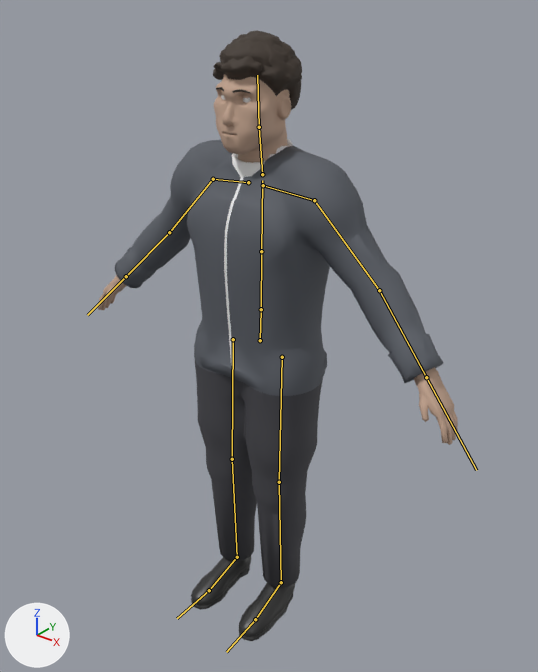
Two versions of the glTF model src/decision_pitch/web/figures/figure.glb, one commit apart.
The view is the same before and after, from a 50 mm lens placed at (1.283, -1.547, 1.964), pointed at (0.058, -0.015, 1.014). Arrows for +X, +Y and +Z are at lower left; the lights stay in place. The picture after the commit comes second. The bones that change, and the others that lie on the model, are drawn over the model as lines.

The first picture shows 'body', 'coat', 'eyes', 'hair_bun', 'hair_buzz', 'hair_curly', 'hair_short', 'hair_swept'.
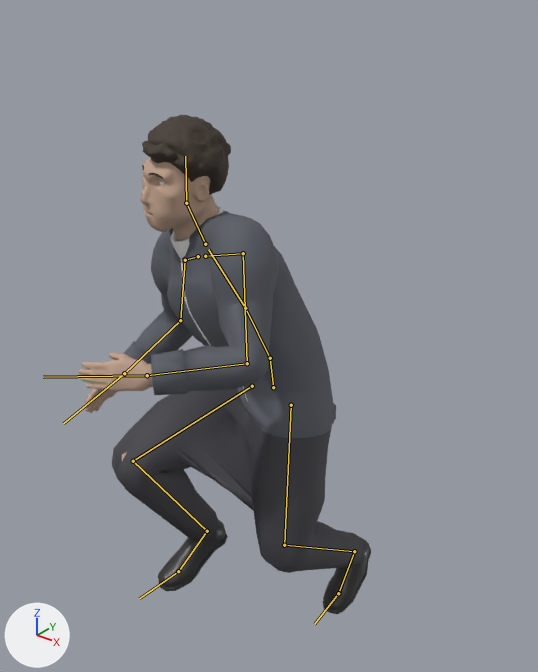
The newer file adds an action. The first version stands in its rest pose; the second is drawn at frame 8 of the action 'cut_R'.

Where the change shows, as pixel boxes (x1, y1, x2, y2) in the pictures (538 x 672 px):
'coat', posed (23% narrower, 18% shorter)
    before: (115, 138, 444, 588)
    after: (112, 205, 365, 573)
'body', posed (19% narrower, 19% shorter)
    before: (98, 74, 458, 641)
    after: (79, 157, 371, 614)
'hair_curly', posed
    before: (213, 30, 302, 110)
    after: (142, 115, 231, 195)
'hair_swept', posed
    before: (220, 37, 291, 96)
    after: (148, 121, 212, 187)
'hair_short', posed
    before: (216, 72, 289, 95)
    after: (142, 158, 211, 188)
'hair_bun', posed
    before: (224, 73, 291, 98)
    after: (153, 160, 212, 190)
'eyes', posed
    before: (221, 95, 251, 134)
    after: (159, 181, 164, 186)
'hair_buzz', posed
    before: (223, 75, 290, 95)
    after: (152, 160, 211, 187)
bone 'hips', root to tip
    before: (260, 340) to (261, 310)
    after: (273, 387) to (270, 358)
bone 'spine', root to tip
    before: (261, 309) to (261, 251)
    after: (270, 358) to (245, 308)
bone 'chest', root to tip
    before: (261, 251) to (262, 180)
    after: (245, 308) to (208, 249)
bone 'neck', root to tip
    before: (262, 174) to (259, 127)
    after: (205, 244) to (186, 203)
bone 'head', root to tip
    before: (259, 127) to (257, 75)
    after: (186, 203) to (185, 156)
bone 'upper_arm_L', root to tip
    before: (314, 200) to (379, 290)
    after: (243, 253) to (247, 363)
bone 'forearm_L', root to tip
    before: (379, 290) to (426, 377)
    after: (247, 363) to (147, 375)
bone 'hand_L', root to tip
    before: (426, 377) to (476, 470)
    after: (147, 375) to (43, 377)
bone 'upper_arm_R', root to tip
    before: (213, 179) to (169, 232)
    after: (185, 260) to (180, 320)
bone 'forearm_R', root to tip
    before: (169, 232) to (126, 276)
    after: (180, 320) to (124, 373)
bone 'hand_R', root to tip
    before: (126, 276) to (87, 315)
    after: (124, 373) to (63, 423)
bone 'thigh_L', root to tip
    before: (282, 357) to (279, 482)
    after: (291, 405) to (284, 545)
bone 'shin_L', root to tip
    before: (279, 482) to (281, 582)
    after: (284, 545) to (354, 551)
bone 'foot_L', root to tip
    before: (281, 582) to (255, 619)
    after: (354, 551) to (338, 593)
bone 'toe_L', root to tip
    before: (255, 619) to (226, 652)
    after: (338, 593) to (314, 624)
bone 'thigh_R', root to tip
    before: (233, 339) to (232, 459)
    after: (252, 386) to (133, 461)
bone 'shin_R', root to tip
    before: (232, 459) to (237, 557)
    after: (133, 461) to (207, 531)
bone 'foot_R', root to tip
    before: (237, 557) to (209, 590)
    after: (207, 531) to (178, 571)
bone 'toe_R', root to tip
    before: (209, 590) to (177, 618)
    after: (178, 571) to (139, 598)

Edits to the bpy script that builds the scene:
```text
Change bone_hips:
    where bone_hips = bpy.data.objects['rig'].pose.bones['hips']  # child of 'root'
    bone_hips.location: (0.0, 0.0, 0.0) -> (0.052, -0.145, -0.007)
    bone_hips.rotation_quaternion: (1.0, 0.0, 0.0, 0.0) -> (0.992, 0.047, -0.108, 0.048)  # degrees (0, 0, 0) -> degrees (5, -13, 5)
Change bone_spine:
    where bone_spine = bpy.data.objects['rig'].pose.bones['spine']  # child of 'hips'
    bone_spine.rotation_quaternion: (1.0, 0.0, 0.0, 0.0) -> (0.989, 0.121, -0.012, 0.082)  # degrees (0, 0, 0) -> degrees (14, -3, 9)
Change bone_chest:
    where bone_chest = bpy.data.objects['rig'].pose.bones['chest']  # child of 'spine'
    bone_chest.rotation_quaternion: (1.0, 0.0, 0.0, 0.0) -> (0.998, 0.026, -0.002, 0.049)  # degrees (0, 0, 0) -> degrees (3, 0, 6)
Change bone_neck:
    where bone_neck = bpy.data.objects['rig'].pose.bones['neck']  # child of 'chest'
    bone_neck.rotation_quaternion: (1.0, 0.0, 0.0, 0.0) -> (0.991, -0.093, -0.025, -0.095)  # degrees (0, 0, 0) -> degrees (-10, -4, -11)
Change bone_head:
    where bone_head = bpy.data.objects['rig'].pose.bones['head']  # child of 'neck'
    bone_head.rotation_quaternion: (1.0, 0.0, 0.0, 0.0) -> (0.986, -0.113, -0.019, -0.118)  # degrees (0, 0, 0) -> degrees (-13, -4, -13)
Change bone_upper_arm_l:
    where bone_upper_arm_l = bpy.data.objects['rig'].pose.bones['upper_arm_L']  # child of 'shoulder_L'
    bone_upper_arm_l.rotation_quaternion: (1.0, 0.0, 0.0, 0.0) -> (0.903, 0.373, 0.043, -0.21)  # degrees (0, 0, 0) -> degrees (42, 14, -21)
Change bone_forearm_l:
    where bone_forearm_l = bpy.data.objects['rig'].pose.bones['forearm_L']  # child of 'upper_arm_L'
    bone_forearm_l.rotation_quaternion: (1.0, 0.0, 0.0, 0.0) -> (0.803, 0.596, 0.0, 0.0)  # degrees (0, 0, 0) -> degrees (73, 0, 0)
Change bone_hand_l:
    where bone_hand_l = bpy.data.objects['rig'].pose.bones['hand_L']  # child of 'forearm_L'
    bone_hand_l.rotation_quaternion: (1.0, 0.0, 0.0, 0.0) -> (0.99, 0.053, -0.13, 0.007)  # degrees (0, 0, 0) -> degrees (6, -15, 0)
Change bone_upper_arm_r:
    where bone_upper_arm_r = bpy.data.objects['rig'].pose.bones['upper_arm_R']  # child of 'shoulder_R'
    bone_upper_arm_r.rotation_quaternion: (1.0, 0.0, 0.0, 0.0) -> (0.992, 0.109, 0.057, -0.002)  # degrees (0, 0, 0) -> degrees (13, 7, 0)
Change bone_forearm_r:
    where bone_forearm_r = bpy.data.objects['rig'].pose.bones['forearm_R']  # child of 'upper_arm_R'
    bone_forearm_r.rotation_quaternion: (1.0, 0.0, 0.0, 0.0) -> (0.913, 0.408, 0.0, 0.0)  # degrees (0, 0, 0) -> degrees (48, 0, 0)
Change bone_hand_r:
    where bone_hand_r = bpy.data.objects['rig'].pose.bones['hand_R']  # child of 'forearm_R'
    bone_hand_r.rotation_quaternion: (1.0, 0.0, 0.0, 0.0) -> (0.99, 0.053, 0.13, -0.007)  # degrees (0, 0, 0) -> degrees (6, 15, 0)
Change bone_thigh_l:
    where bone_thigh_l = bpy.data.objects['rig'].pose.bones['thigh_L']  # child of 'hips'
    bone_thigh_l.rotation_quaternion: (1.0, 0.0, 0.0, 0.0) -> (-0.983, 0.147, 0.105, 0.033)  # degrees (0, 0, 0) -> degrees (-17, -12, -2)
Change bone_shin_l:
    where bone_shin_l = bpy.data.objects['rig'].pose.bones['shin_L']  # child of 'thigh_L'
    bone_shin_l.rotation_quaternion: (1.0, 0.0, 0.0, 0.0) -> (0.844, 0.537, -0.003, -0.005)  # degrees (0, 0, 0) -> degrees (65, 0, -1)
Change bone_foot_l:
    where bone_foot_l = bpy.data.objects['rig'].pose.bones['foot_L']  # child of 'shin_L'
    bone_foot_l.rotation_quaternion: (1.0, 0.0, 0.0, 0.0) -> (0.978, -0.19, -0.05, 0.065)  # degrees (0, 0, 0) -> degrees (-22, -4, 8)
Change bone_toe_l:
    where bone_toe_l = bpy.data.objects['rig'].pose.bones['toe_L']  # child of 'foot_L'
    bone_toe_l.rotation_quaternion: (1.0, 0.0, 0.0, 0.0) -> (0.966, -0.26, -0.011, 0.0)  # degrees (0, 0, 0) -> degrees (-30, -1, 0)
Change bone_thigh_r:
    where bone_thigh_r = bpy.data.objects['rig'].pose.bones['thigh_R']  # child of 'hips'
    bone_thigh_r.rotation_quaternion: (1.0, 0.0, 0.0, 0.0) -> (-0.762, 0.647, 0.001, -0.033)  # degrees (0, 0, 0) -> degrees (-81, 2, 3)
Change bone_shin_r:
    where bone_shin_r = bpy.data.objects['rig'].pose.bones['shin_R']  # child of 'thigh_R'
    bone_shin_r.rotation_quaternion: (1.0, 0.0, 0.0, 0.0) -> (0.612, 0.791, 0.005, 0.003)  # degrees (0, 0, 0) -> degrees (104, 0, 1)
Change bone_foot_r:
    where bone_foot_r = bpy.data.objects['rig'].pose.bones['foot_R']  # child of 'shin_R'
    bone_foot_r.rotation_quaternion: (1.0, 0.0, 0.0, 0.0) -> (0.991, -0.107, -0.065, -0.05)  # degrees (0, 0, 0) -> degrees (-12, -8, -5)
Change bone_toe_r:
    where bone_toe_r = bpy.data.objects['rig'].pose.bones['toe_R']  # child of 'foot_R'
    bone_toe_r.rotation_quaternion: (1.0, 0.0, 0.0, 0.0) -> (0.988, -0.154, 0.007, 0.0)  # degrees (0, 0, 0) -> degrees (-18, 1, 0)
```
